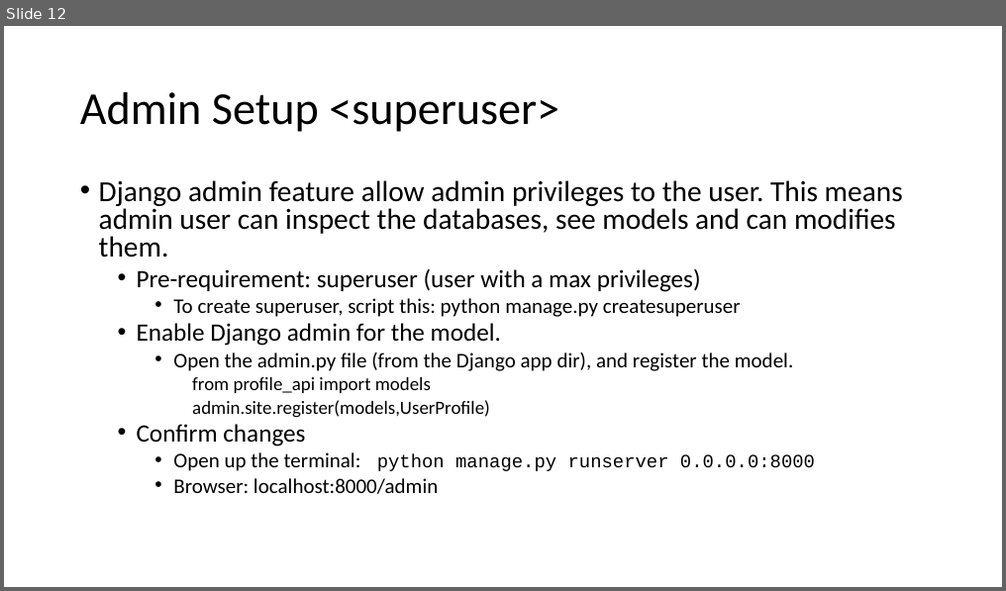
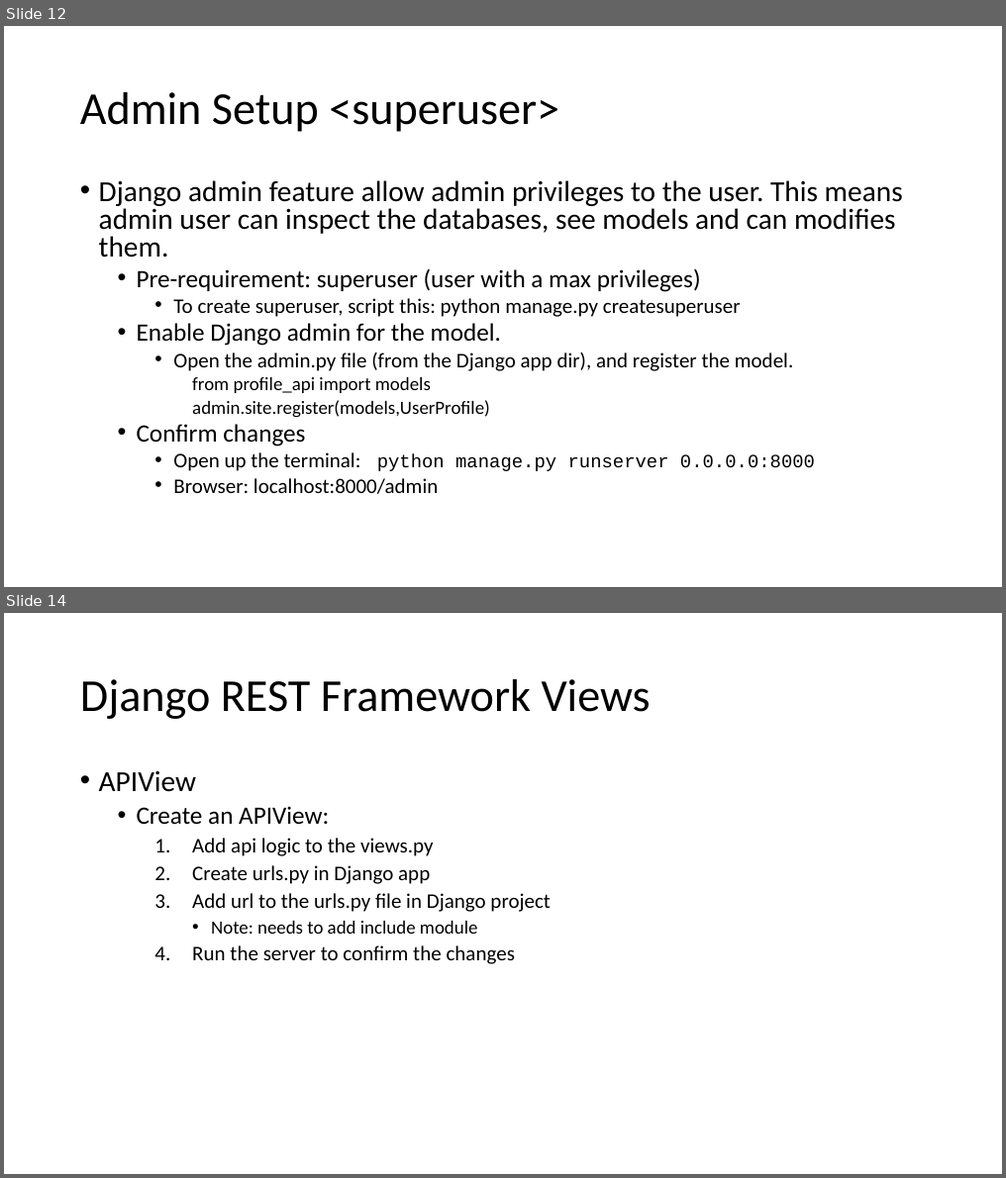
Before and after one commit to Smit24-git/profiles-rest-api, a slide deck: setup.pptx. Shown one above the other, each under a label of ours: slide 12 before the commit, slides 12 and 14 after it; the slides between them are not shown. The pictures are 1006x591 and 1006x1178 pixels, drawn with LibreOffice and Linux fonts; fonts in the diff are those of the drawing. Boxes give left, top, right and bottom in pixels: in the first picture for what was removed or moved away, otherwise in the second. Text is boxed around its words. In the diff, an @@ line names an element or a change of style, - is before the commit and + after.

```diff
--- a/setup.pptx
+++ b/setup.pptx
@@ slide 14 added at [4, 613, 1002, 1174], background #FFFFFF @@
@@ title added at [80, 679, 650, 719], 44 pt, text #000000 @@
+Django REST Framework Views
@@ text added at [99, 771, 550, 964], 20 pt, text #000000 @@
+• APIView
+  • Create an APIView:
+    1. Add api logic to the views.py
+    2. Create urls.py in Django app
+    3. Add url to the urls.py file in Django project
+      • Note: needs to add include module
+    4. Run the server to confirm the changes
```
Also in this commit, not shown: 1 other slide added, 3 other files.
